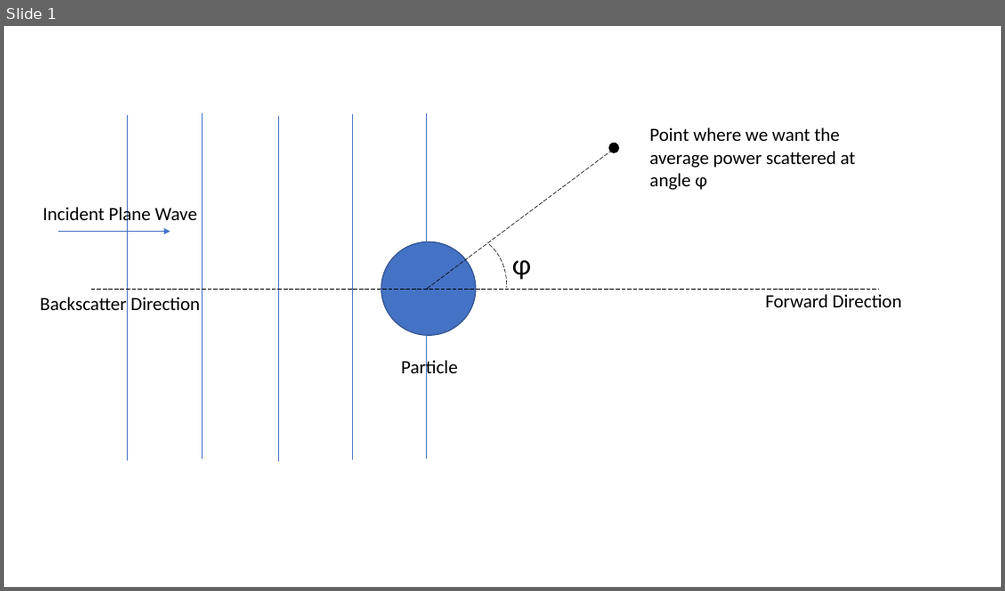
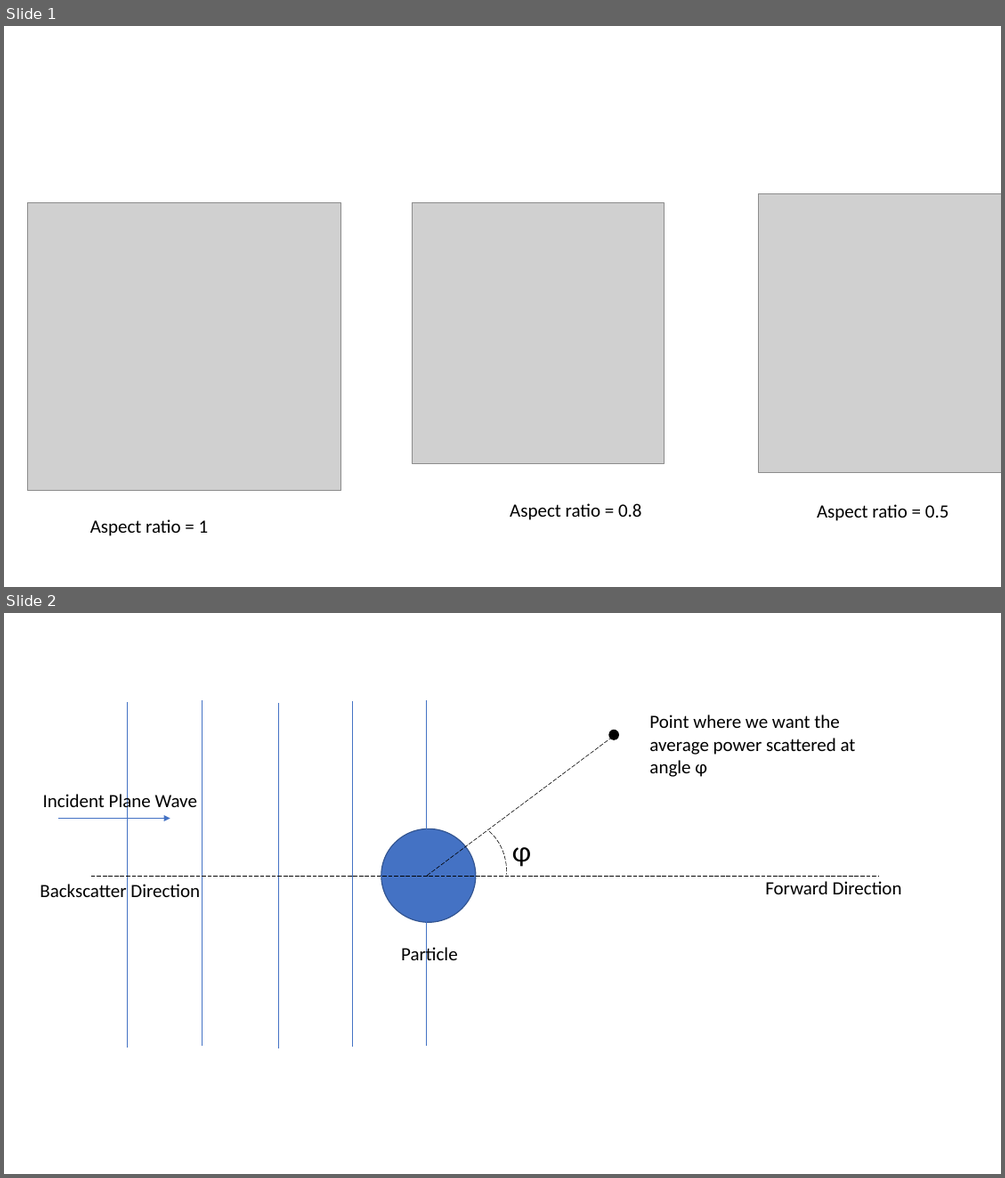
Before and after one commit to rtlines/VGF-Scattering-Code, a slide deck: Documentation/VGF_code_figures.pptx. Shown one above the other, each under a label of ours: slide 1 before the commit, slides 1 and 2 after it. The pictures are 1005x591 and 1005x1178 pixels, drawn with LibreOffice and Linux fonts; fonts in the diff are those of the drawing; grey boxes stand for pictures. Boxes give left, top, right and bottom in pixels: in the first picture for what was removed or moved away, otherwise in the second. Text is boxed around its words. In the diff, an @@ line names an element or a change of style, - is before the commit and + after.

```diff
--- a/Documentation/VGF_code_figures.pptx
+++ b/Documentation/VGF_code_figures.pptx
@@ slide 1 added at [4,26,1001,587], background #FFFFFF @@
@@ picture added at [27,202,340,491] @@
@@ picture added at [413,202,664,463] @@
@@ picture added at [759,193,1001,473] @@
@@ text added at [510,503,642,520], 18 pt, text #000000 @@
+Aspect ratio = 0.8
@@ text added at [817,504,949,521], 18 pt, text #000000 @@
+Aspect ratio = 0.5
@@ text added at [90,519,209,536], 18 pt, text #000000 @@
+Aspect ratio = 1
@@ what was slide 1 is now slide 2 @@
```
Also in this commit, not shown: 4 other files.
